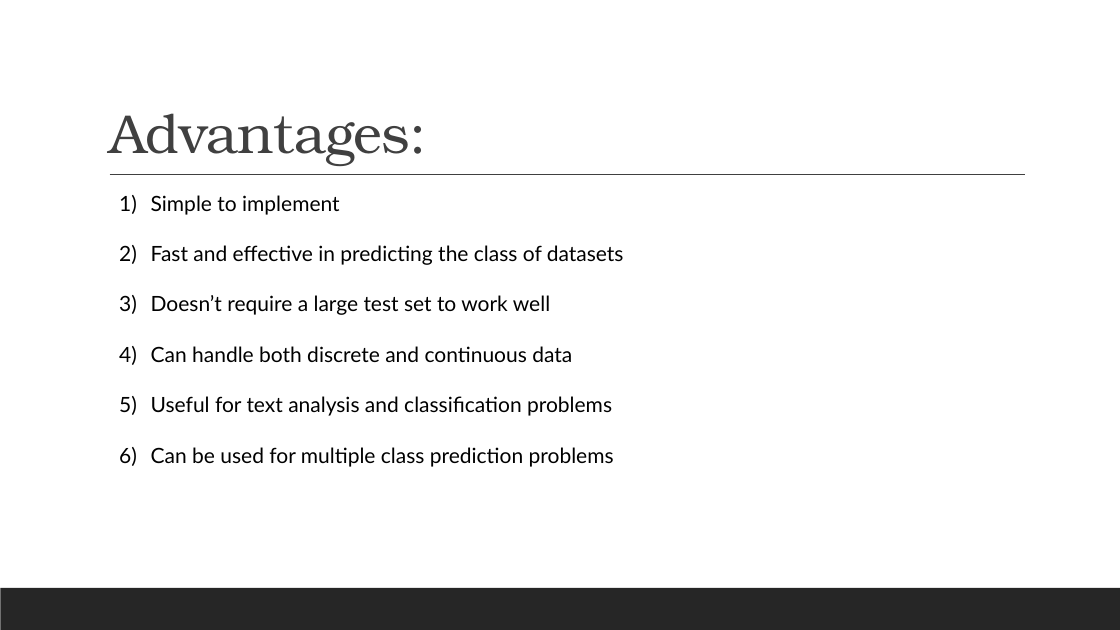
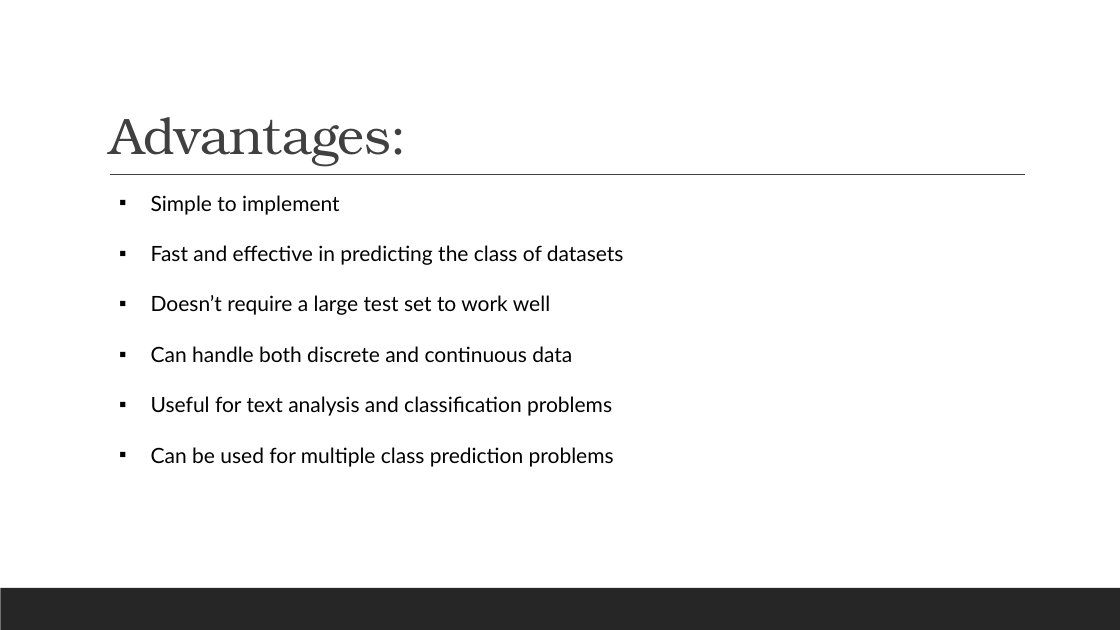
Before and after one commit to Myself1214/Group-3-M9, a slide deck: slide 5 of Naive Bayes Notes.pptx (slide 4 before the commit). Drawn at 1120x630 pixels with LibreOffice and Linux fonts; fonts in the diff are those of the drawing. Boxes give left, top, right and bottom in pixels: in the first picture for what was removed or moved away, otherwise in the second. Text is boxed around its words. In the diff, an @@ line names an element or a change of style, - is before the commit and + after.

```diff
--- a/Naive Bayes Notes.pptx
+++ b/Naive Bayes Notes.pptx
@@ title "Advantages:" at [109, 117, 406, 166]: size 47 to 44 pt @@
@@ text "Simple to implement" at [151, 195, 624, 467]: bullet 1) to ▪ @@
```
Also in this commit, not shown: 6 other slides changed, 1 slide added, 1 other file.
